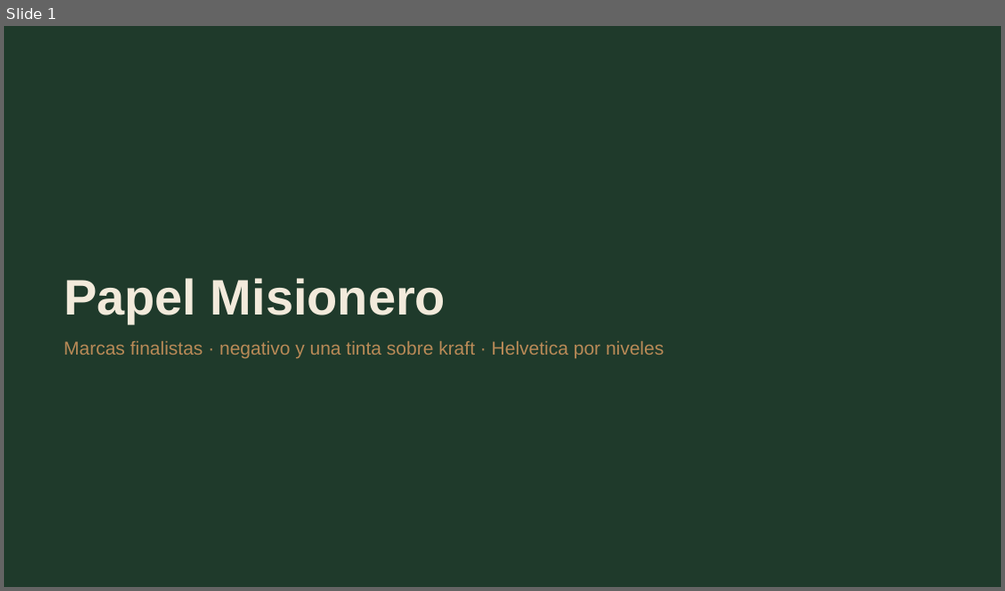
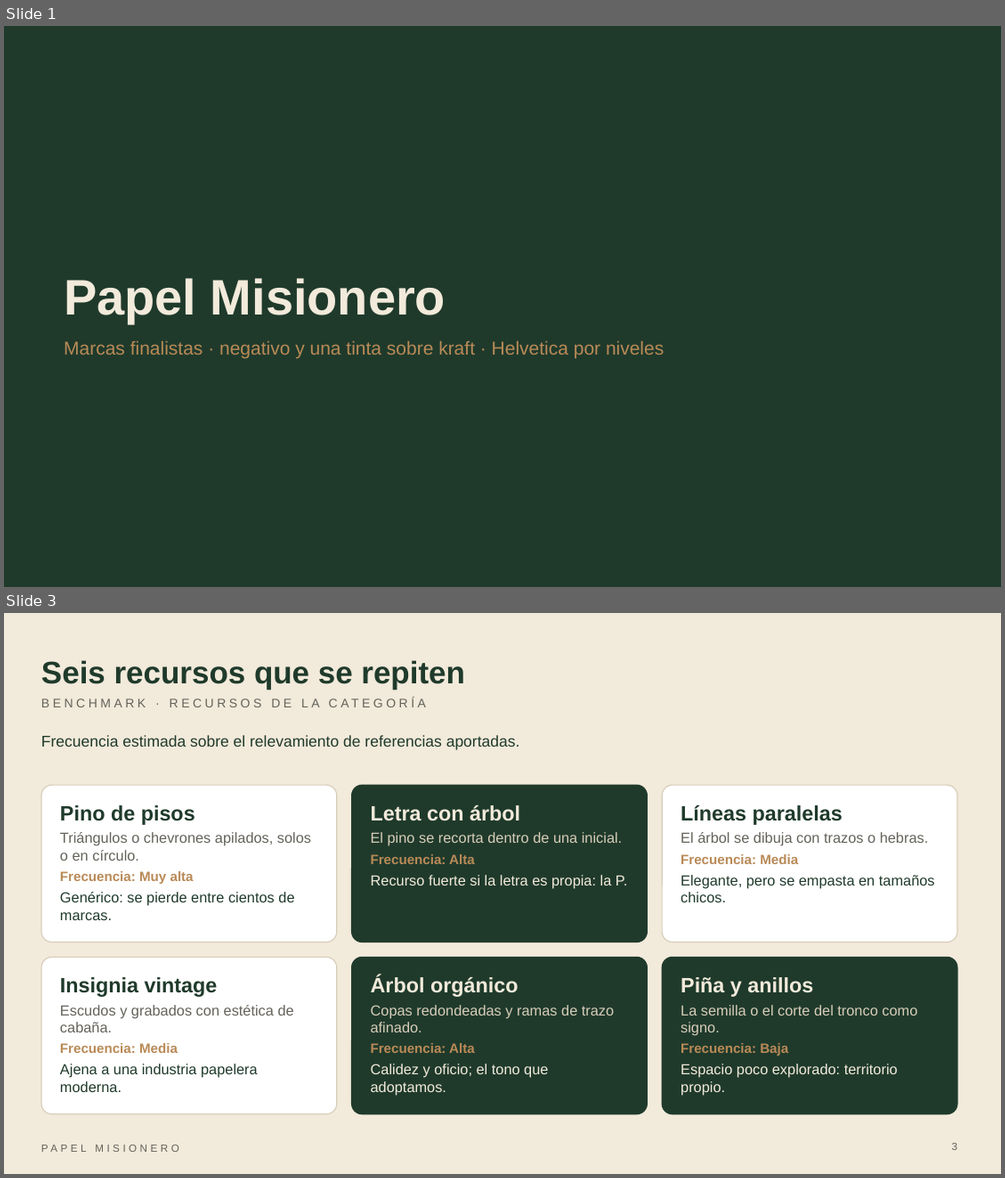
Before and after one commit to estudio83-ship-it/estudio83, a slide deck: papel-misionero/marcas-finalistas.pptx. Shown one above the other, each under a label of ours: slide 1 before the commit, slides 1 and 3 after it; the slides between them are not shown. The pictures are 1005x591 and 1005x1178 pixels, drawn with LibreOffice and Linux fonts; fonts in the diff are those of the drawing. Boxes give left, top, right and bottom in pixels: in the first picture for what was removed or moved away, otherwise in the second. Text is boxed around its words. In the diff, an @@ line names an element or a change of style, - is before the commit and + after.

```diff
--- a/papel-misionero/marcas-finalistas.pptx
+++ b/papel-misionero/marcas-finalistas.pptx
@@ slide 3 added at bbox=[4, 613, 1001, 1174], background #F2EADB @@
@@ title added at bbox=[41, 660, 465, 689], 30 pt, text #1F3A2B, bold @@
+Seis recursos que se repiten
@@ text added at bbox=[41, 695, 752, 725], 12 pt, text #64625A @@
+BENCHMARK · RECURSOS DE LA CATEGORÍA
@@ text added at bbox=[41, 735, 520, 750], 15 pt, text #1F3A2B @@
+Frecuencia estimada sobre el relevamiento de referencias aportadas.
@@ rounded rectangle added at bbox=[41, 785, 337, 942], fill #FFFFFF, outline #D8CDB9 1 pt @@
@@ rounded rectangle added at bbox=[352, 785, 647, 942], fill #1F3A2B, outline #1F3A2B 1 pt @@
@@ rounded rectangle added at bbox=[662, 785, 957, 942], fill #FFFFFF, outline #D8CDB9 1 pt @@
@@ text added at bbox=[60, 805, 311, 920], 14 pt, text #1F3A2B @@
+Pino de pisos
+Triángulos o chevrones apilados, solos o en círculo.
+Frecuencia: Muy alta
+Genérico: se pierde entre cientos de marcas.
@@ text added at bbox=[371, 805, 627, 888], 14 pt, text #F2EADB @@
+Letra con árbol
+El pino se recorta dentro de una inicial.
+Frecuencia: Alta
+Recurso fuerte si la letra es propia: la P.
@@ text added at bbox=[680, 805, 935, 902], 14 pt, text #1F3A2B @@
+Líneas paralelas
+El árbol se dibuja con trazos o hebras.
+Frecuencia: Media
+Elegante, pero se empasta en tamaños chicos.
@@ rounded rectangle added at bbox=[41, 957, 337, 1114], fill #FFFFFF, outline #D8CDB9 1 pt @@
@@ rounded rectangle added at bbox=[352, 957, 647, 1114], fill #1F3A2B, outline #1F3A2B 1 pt @@
@@ rounded rectangle added at bbox=[662, 957, 957, 1114], fill #1F3A2B, outline #1F3A2B 1 pt @@
@@ text added at bbox=[60, 977, 294, 1092], 14 pt, text #1F3A2B @@
+Insignia vintage
+Escudos y grabados con estética de cabaña.
+Frecuencia: Media
+Ajena a una industria papelera moderna.
@@ text added at bbox=[371, 975, 614, 1095], 14 pt, text #F2EADB @@
+Árbol orgánico
+Copas redondeadas y ramas de trazo afinado.
+Frecuencia: Alta
+Calidez y oficio; el tono que adoptamos.
@@ text added at bbox=[680, 977, 917, 1095], 14 pt, text #F2EADB @@
+Piña y anillos
+La semilla o el corte del tronco como signo.
+Frecuencia: Baja
+Espacio poco explorado: territorio propio.
@@ text added at bbox=[41, 1136, 490, 1159], 10 pt, text #64625A @@
+PAPEL MISIONERO
@@ page number added at bbox=[952, 1143, 957, 1150], 10 pt, text #64625A @@
+3
```
Also in this commit, not shown: 16 slides changed, 3 other slides added, 1 slide removed, 1 other file.
